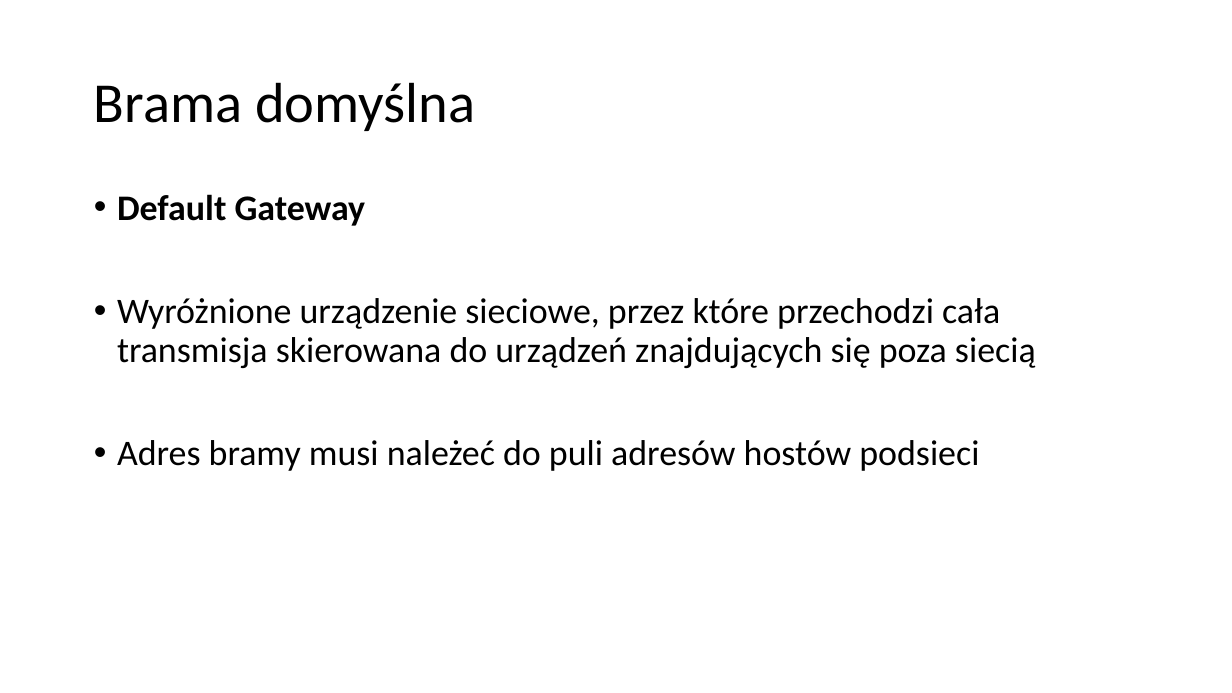
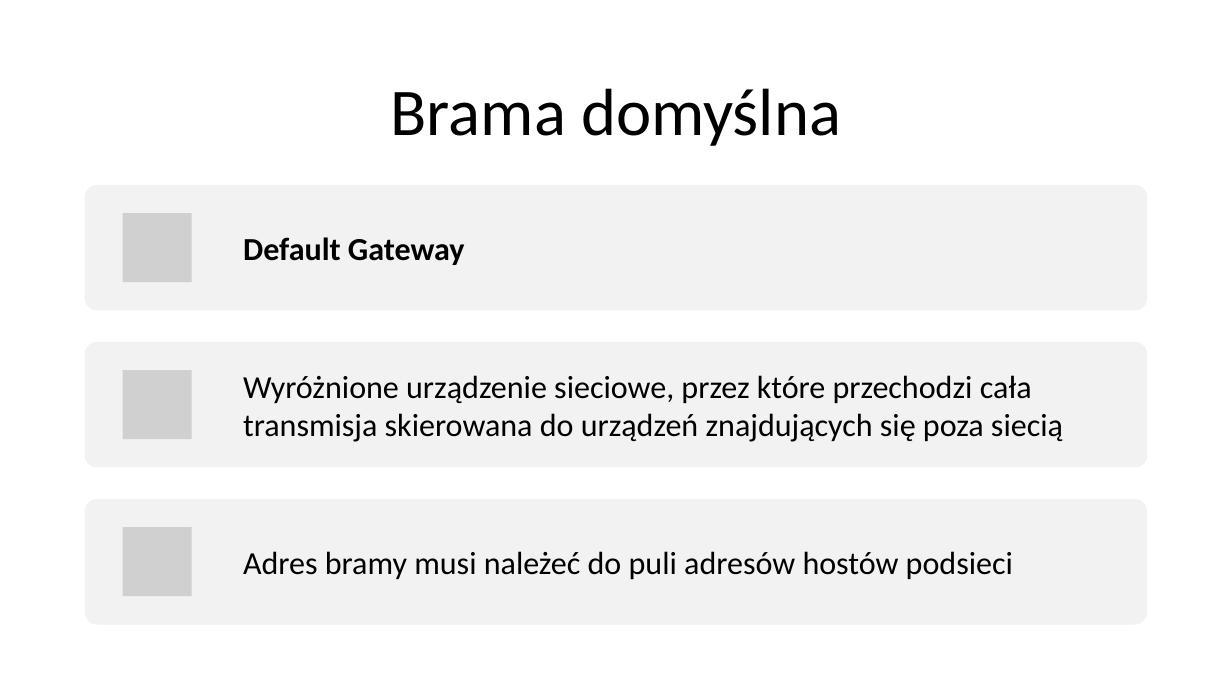
Before and after one commit to blackbat13/cs-lut, a slide deck: slide 8 of Sieci komputerowe/Adresy sieciowe.pptx. Drawn at 1232x693 pixels with LibreOffice and Linux fonts; fonts in the diff are those of the drawing; grey boxes stand for pictures. Boxes give left, top, right and bottom in pixels: in the first picture for what was removed or moved away, otherwise in the second. Text is boxed around its words. In the diff, an @@ line names an element or a change of style, - is before the commit and + after.

```diff
--- a/Sieci komputerowe/Adresy sieciowe.pptx
+++ b/Sieci komputerowe/Adresy sieciowe.pptx
@@ title "Brama domyślna": place and size @@
-title "Brama domyślna" at box(94, 82, 475, 131)
+title "Brama domyślna" at box(391, 88, 841, 146)
@@ title "Brama domyślna" at box(391, 88, 841, 146): size 44 to 52 pt; alignment left to centre @@
@@ text at box(117, 194, 366, 226): paragraph removed @@
-• Default Gateway
@@ text "Wyróżnione urządzenie sieciowe, przez które ...": place and size @@
-text "Wyróżnione urządzenie sieciowe, przez które ..." at box(117, 194, 1036, 471)
+text "Wyróżnione urządzenie sieciowe, przez które ..." at box(243, 375, 1063, 442)
@@ text "Wyróżnione urządzenie sieciowe, przez które ..." at box(243, 375, 1063, 442): size 28 to 25 pt; bullet • to none; line spacing 0.9 to 1; less space between paragraphs; vertical alignment top to middle @@
@@ text at box(117, 440, 979, 471): paragraph removed @@
-• Adres bramy musi należeć do puli adresów hostów podsieci
@@ group added at box(85, 185, 1148, 625): 3 rounded rectangles, 3 pictures, 2 texts @@
+Default Gateway
+Adres bramy musi należeć do puli adresów hostów podsieci
```
Also in this commit, not shown: 8 other slides changed, 1 slide added, 1 slide removed, 4 other files.
